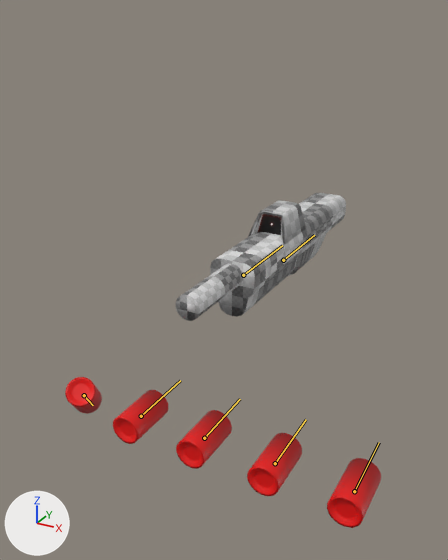
A saved change to the Blender file data/weapons/shotgun/shotgun.blend.
One viewpoint serves both versions: a 50 mm lens placed at (0.537, -1.061, 0.51), pointed at (-0.002, -0.081, 0.02). Arrows for +X, +Y and +Z are at lower left; the lights stay in place. The bones that bend it are drawn over the model as lines.
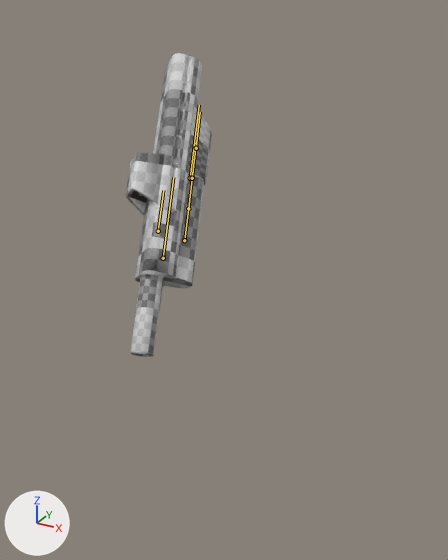
The newer file adds an action. The first version stands in its rest pose; the second is drawn at frame 270 of the action 'ArmatureAction.002'.

The change in detail:
Bone 'root' (bone_root) moves from (0.0, 0.0, 0.0) to (-0.2, 0.0, 0.0).
Bone 'root' (bone_root) turns from (0, 0, 0) to (66, -36, -32) degrees about its own x, y and z.
Bone 'shell-2' (bone_shell_2) moves from (0.0, 0.0, 0.0) to (-0.1, 0.632, -0.045).
Bone 'shell-3' (bone_shell_3) moves from (0.0, 0.0, 0.0) to (-0.2, 0.712, -0.045).
Bone 'shell-4' (bone_shell_4) moves from (0.0, 0.0, 0.0) to (-0.3, 0.792, -0.045).
Bone 'shell-5' (bone_shell_5) moves from (0.0, 0.0, 0.0) to (-0.4, 0.552, -0.045).
Bone 'shell-1' (bone_shell_1) moves from (0.0, 0.0, 0.0) to (0.0, 0.56, 0.02).

Location of each change, (x1, y1, x2, y2) in pixels of the pictures (448 x 560 px):
'Cube', posed (49% narrower, 136% taller): before (176, 193, 346, 321); after (125, 53, 212, 357)
'Cube.001', posed (not visible afterwards): before (65, 377, 381, 528)
bone 'root', root to tip: before (243, 275) to (282, 245); after (163, 258) to (173, 177)
bone 'shell-2', root to tip: before (141, 416) to (180, 380); after (188, 208) to (193, 170)
bone 'shell-3', root to tip: before (204, 438) to (240, 399); after (192, 178) to (196, 140)
bone 'shell-4', root to tip: before (275, 463) to (306, 419); after (196, 148) to (200, 112)
bone 'shell-5', root to tip: before (354, 491) to (379, 442); after (184, 240) to (189, 201)
bone 'shell-1', root to tip: before (84, 395) to (93, 405); after (158, 231) to (163, 190)
